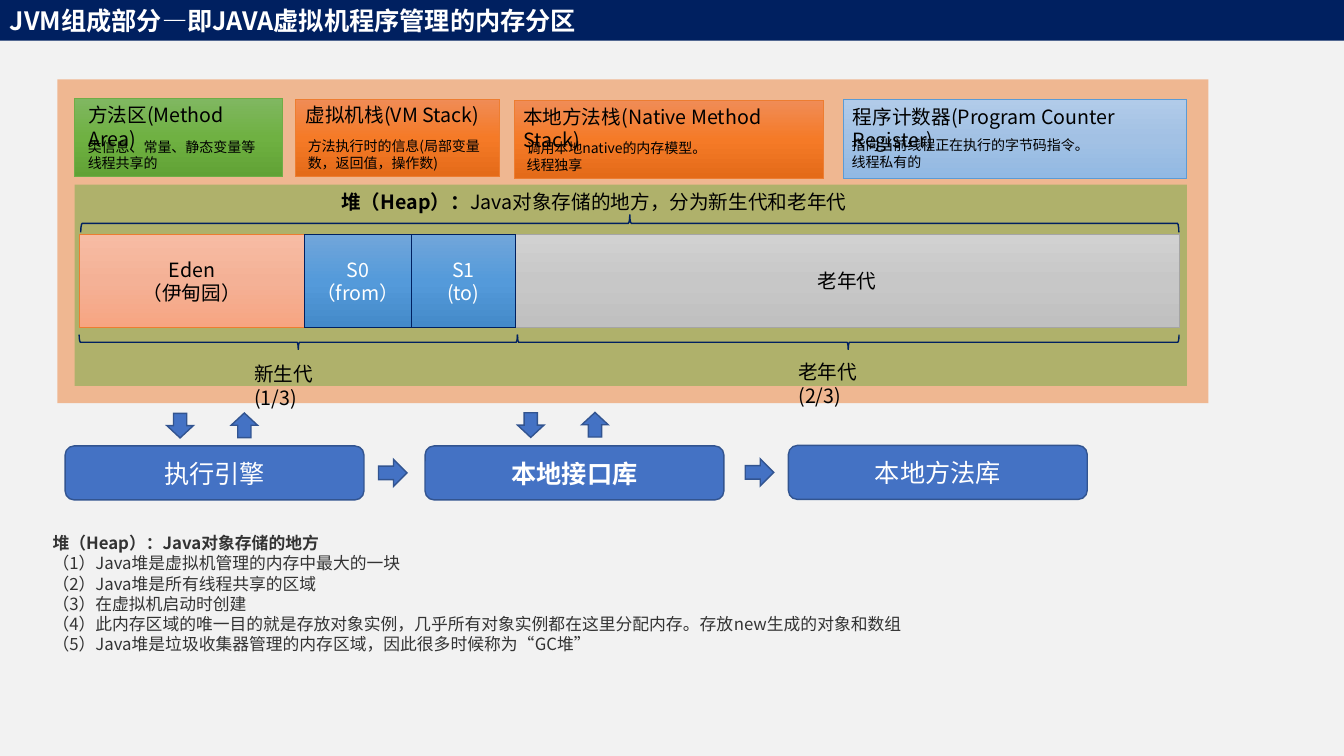
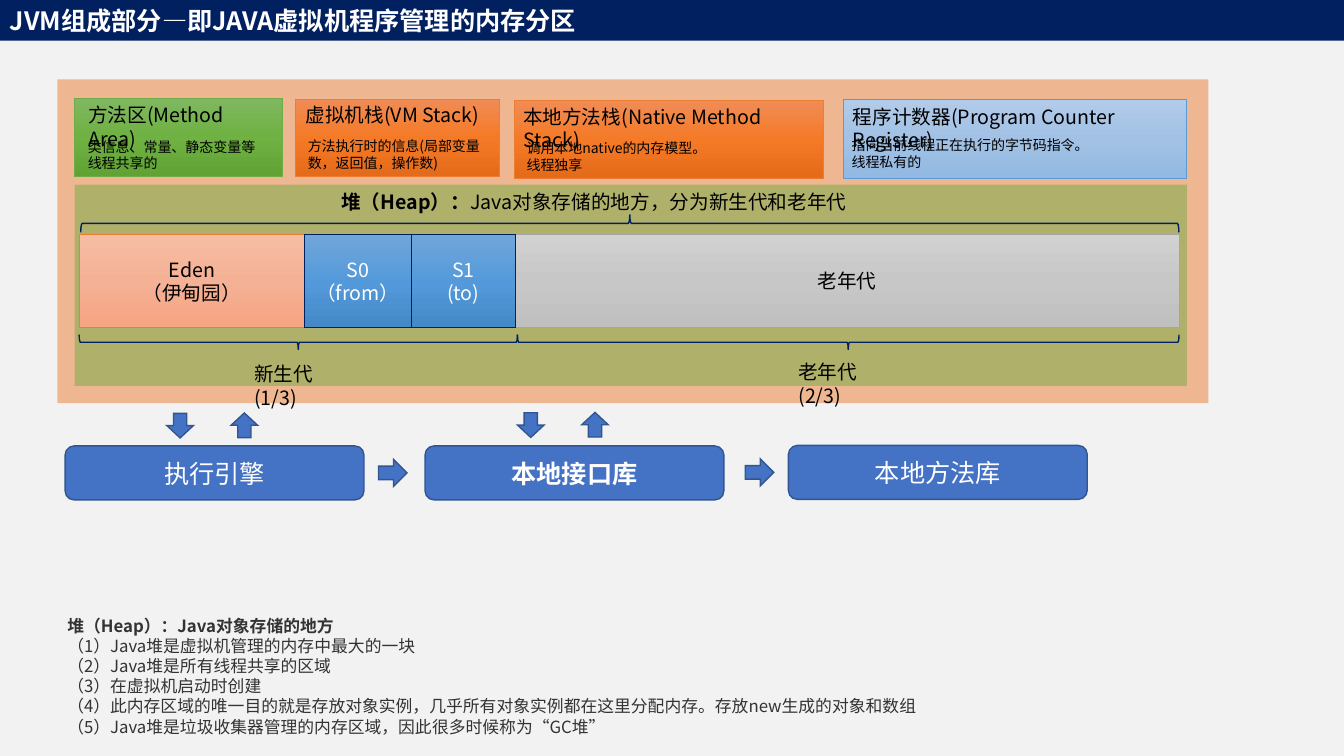
Before and after one commit to adwyxx/Node, a slide deck: slide 5 of Java.pptx (slide 3 before the commit). Drawn at 1344x756 pixels with LibreOffice and Linux fonts; fonts in the diff are those of the drawing. Boxes give left, top, right and bottom in pixels: in the first picture for what was removed or moved away, otherwise in the second. Text is boxed around its words. In the diff, an @@ line names an element or a change of style, - is before the commit and + after.

```diff
--- a/Java.pptx
+++ b/Java.pptx
@@ text "堆（Heap）：Java对象存储的地方": place and size @@
-text "堆（Heap）：Java对象存储的地方" at (53,534,902,652)
+text "堆（Heap）：Java对象存储的地方" at (67,617,916,735)
```
Also in this commit, not shown: 2 slides added, 2 other files.
